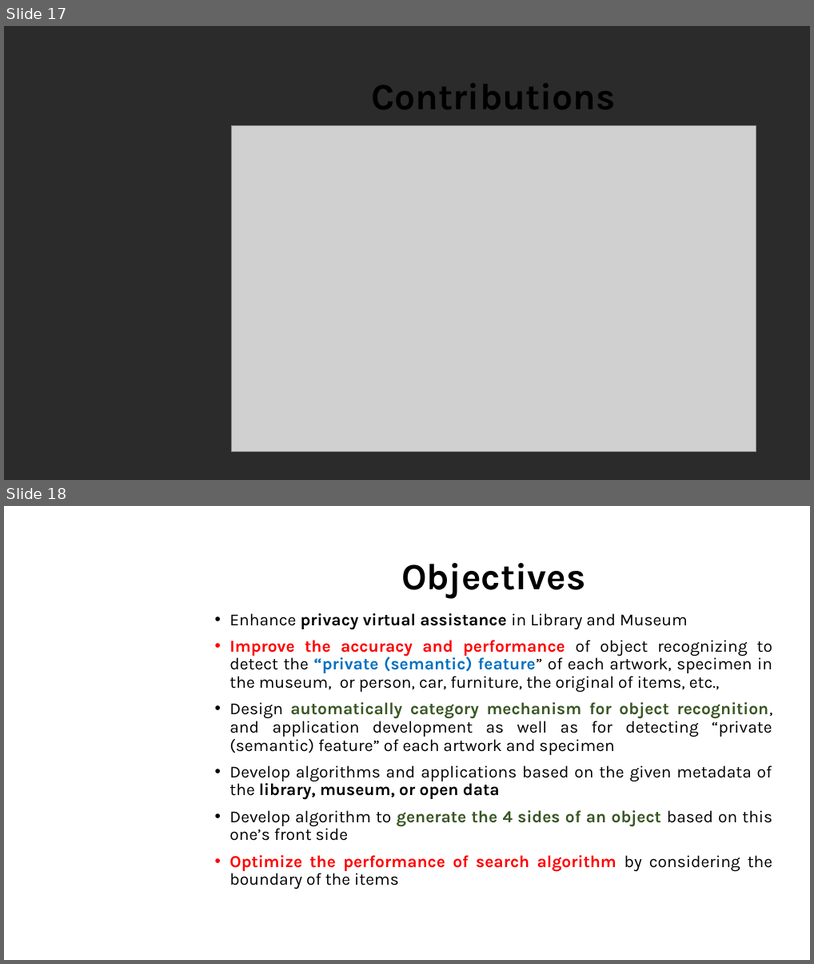
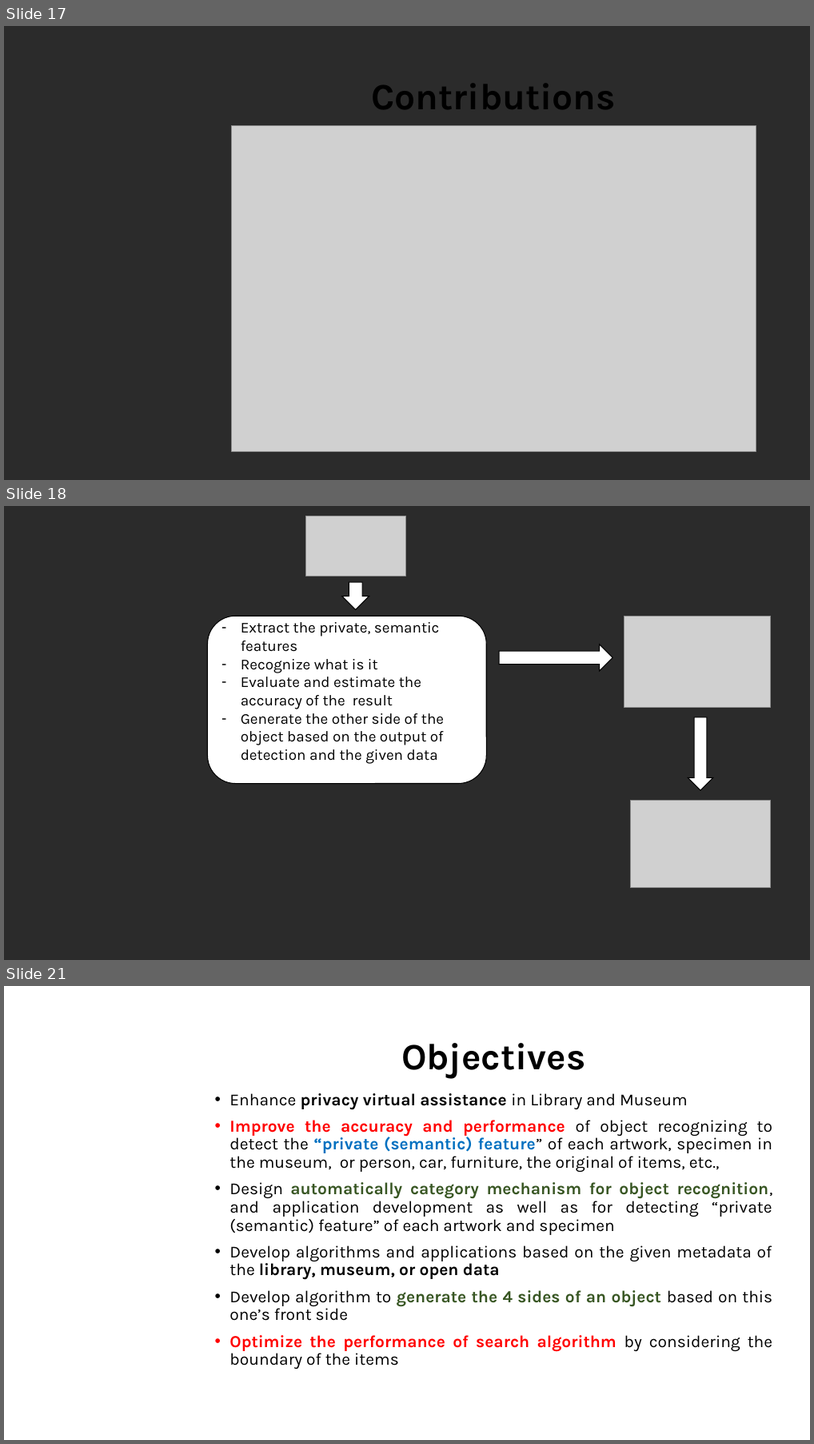
Before and after one commit to dungdovu/DGA1031, a slide deck: DGA1031/What is it.pptx. Shown one above the other, each under a label of ours: slides 17 and 18 before the commit, slides 17, 18 and 21 after it; the slides between them are not shown. The pictures are 814x964 and 814x1444 pixels, drawn with LibreOffice and Linux fonts; fonts in the diff are those of the drawing; grey boxes stand for pictures; background and template pictures are left out; a plain dark background stands for a picture behind light text. Boxes give left, top, right and bottom in pixels: in the first picture for what was removed or moved away, otherwise in the second. Text is boxed around its words. In the diff, an @@ line names an element or a change of style, - is before the commit and + after.

```diff
--- a/DGA1031/What is it.pptx
+++ b/DGA1031/What is it.pptx
@@ slide 18 added at box(4, 506, 810, 960), background picture (left out) @@
@@ picture added at box(306, 516, 406, 576) @@
@@ down arrow added at box(342, 582, 370, 610), fill #FFFFFF, outline #000000 1 pt @@
@@ rounded rectangle added at box(208, 616, 486, 784), fill #FFFFFF, outline #000000 1 pt, 18 pt, text #000000 @@
+– Extract the private, semantic features
+– Recognize what is it
+– Evaluate and estimate the accuracy of the result
+– Generate the other side of the object based on the output of detection and the given data
@@ picture added at box(625, 616, 771, 708) @@
@@ right arrow added at box(499, 644, 613, 671), fill #FFFFFF, outline #000000 1 pt @@
@@ down arrow added at box(688, 717, 714, 790), fill #FFFFFF, outline #000000 1 pt @@
@@ picture added at box(630, 800, 771, 888) @@
@@ what was slide 18 is now slide 21 @@
```
Also in this commit, not shown: 2 other slides added, 4 other files.
